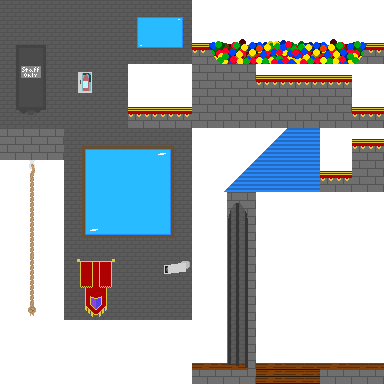
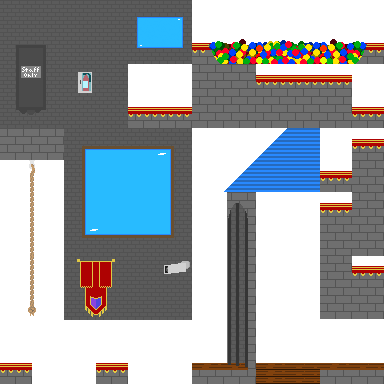
Layer changes from the first 384 × 384 image to the second:
added layer "Raised carpet 2 right" in group "Walkable Ground" over [320, 255, 384, 319]
added layer "Raised carpet 2 left" in group "Walkable Ground" over [320, 192, 384, 256]
added layer "Raised carpet 3 right" in group "Walkable Ground" over [96, 363, 128, 384]
added layer "Raised carpet 3 left" in group "Walkable Ground" over [0, 363, 32, 384]
